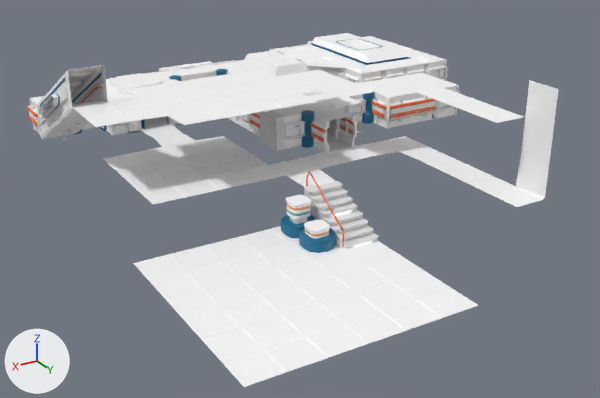
What one commit did to the Blender file art/base.blend.
Both versions are drawn from a 50 mm lens placed at (20.9, 29.0, 9.7), pointed at (8.7, 8.6, -0.5). Arrows for +X, +Y and +Z are at lower left; the lights stay in place.
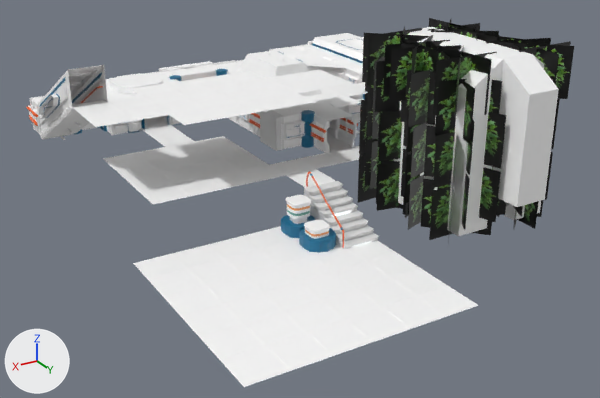
Diff of the bpy script that builds the scene:
```diff
--- a/art/base.blend.py
+++ b/art/base.blend.py
@@ img_plant_png @@
+img_plant_png = load_image('plant.png', '../game/assets/textures/plant.png', 565, 418, 'sRGB')
@@ mat_plant @@
+mat_plant = principled_material('Plant')
+mat_plant.texture = img_plant_png
@@ me_cube_005 @@
 # used by ob_shape; location = (0.5, 0.5, 0.5)
-me_cube_005.from_pydata(...)  # 1191 vertices, 1042 faces, 4 loose edges; spans x -0.5..14.5, y -0.5..16.5, z -0.5..3.5
+me_cube_005.from_pydata(...)  # 1592 vertices, 1485 faces, 4 loose edges; spans x -0.5..14.5, y -0.5..16.5, z -0.5..4.2
+# me_cube_005 part 1: 113 vertices moved from x -0.5..14.5, y -0.5..16.5, z -0.5..2.5 to x -0.4..14.4, y -0.4..16.4, z -0.5..2.5; 272 vertices removed from x -0.5..14.5, y -0.5..16.5, z -0.5..3.5; 673 vertices added at x -0.5..14.5, y -0.5..16.5, z -0.5..4.2
 me_cube_005.materials.append(mat_wall)
@@ me_cube_027 @@
+me_cube_027.from_pydata(...)  # 144 vertices, 36 faces; spans x -0.86..0.71, y -1.02..0.78, z -0.57..3.24
+me_cube_027.materials.append(mat_plant)  # picture img_plant_png
@@ ob_plant_007 @@
+ob_plant_007 = bpy.data.objects.new('Plant.007', me_cube_027)
+ob_plant_007.location = (6.68, 10.45, 0.53)
+ob_plant_007.rotation_euler = (0.0, 0.0, -0.751)  # degrees (0, 0, -43)
+ob_plant_007.scale = (1.3, 1.3, 1.3)
@@ ob_plant_006 @@
+ob_plant_006 = bpy.data.objects.new('Plant.006', me_cube_027)
+ob_plant_006.location = (4.53, 10.45, 0.53)
+ob_plant_006.scale = (1.3, 1.3, 1.3)
@@ ob_plant_005 @@
+ob_plant_005 = bpy.data.objects.new('Plant.005', me_cube_027)
+ob_plant_005.location = (6.68, 11.45, 0.53)
+ob_plant_005.rotation_euler = (0.0, 0.0, 2.964)  # degrees (0, 0, 170)
+ob_plant_005.scale = (1.3, 1.3, 1.3)
@@ ob_plant_004 @@
+ob_plant_004 = bpy.data.objects.new('Plant.004', me_cube_027)
+ob_plant_004.location = (4.53, 11.45, 0.53)
+ob_plant_004.rotation_euler = (0.0, 0.0, 0.918)  # degrees (0, 0, 53)
+ob_plant_004.scale = (1.3, 1.3, 1.3)
@@ ob_plant_003 @@
+ob_plant_003 = bpy.data.objects.new('Plant.003', me_cube_027)
+ob_plant_003.location = (6.68, 12.45, 0.53)
+ob_plant_003.rotation_euler = (0.0, 0.0, 1.185)  # degrees (0, 0, 68)
+ob_plant_003.scale = (1.3, 1.3, 1.3)
@@ ob_plant_002 @@
+ob_plant_002 = bpy.data.objects.new('Plant.002', me_cube_027)
+ob_plant_002.location = (4.53, 12.45, 0.53)
+ob_plant_002.rotation_euler = (0.0, 0.0, -1.931)  # degrees (0, 0, -111)
+ob_plant_002.scale = (1.3, 1.3, 1.3)
@@ ob_plant_001 @@
+ob_plant_001 = bpy.data.objects.new('Plant.001', me_cube_027)
+ob_plant_001.location = (6.68, 13.45, 0.53)
+ob_plant_001.scale = (1.3, 1.3, 1.3)
@@ ob_plant @@
+ob_plant = bpy.data.objects.new('Plant', me_cube_027)
+ob_plant.location = (4.53, 13.45, 0.53)
+ob_plant.rotation_euler = (0.0, 0.0, -1.606)  # degrees (0, 0, -92)
+ob_plant.scale = (1.3, 1.3, 1.3)
```

What differs and where, as boxes [x1, y1, x2, y2] in the pictures (600 x 398 px):
'Shape', reshaped (14% taller)
    before: [72, 70, 559, 387]
    after: [72, 27, 559, 387]
'Plant.001', added
    after: [421, 45, 506, 248]
'Plant.003', added
    after: [389, 42, 468, 230]
'Plant.005', added
    after: [365, 35, 450, 218]
'Plant.007', added (black)
    after: [358, 28, 430, 203]
'Plant', added
    after: [499, 41, 574, 229]
'Plant.002', added
    after: [478, 33, 551, 216]
'Plant.004', added
    after: [431, 26, 499, 41]
'Plant.006', added
    after: [428, 18, 480, 33]
'Cube.047', unchanged, covered by the edit
    before: [385, 93, 437, 128]
